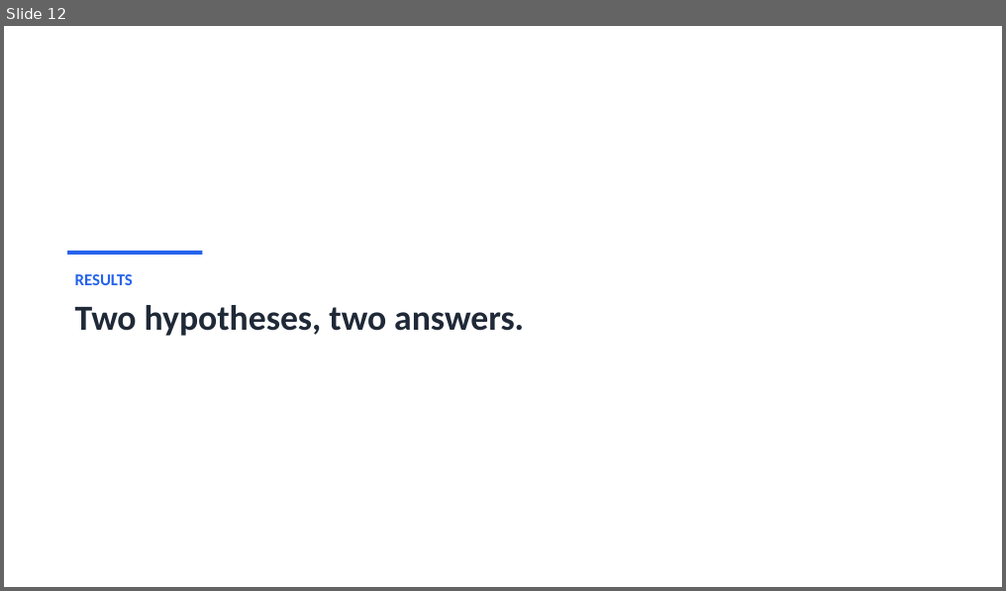
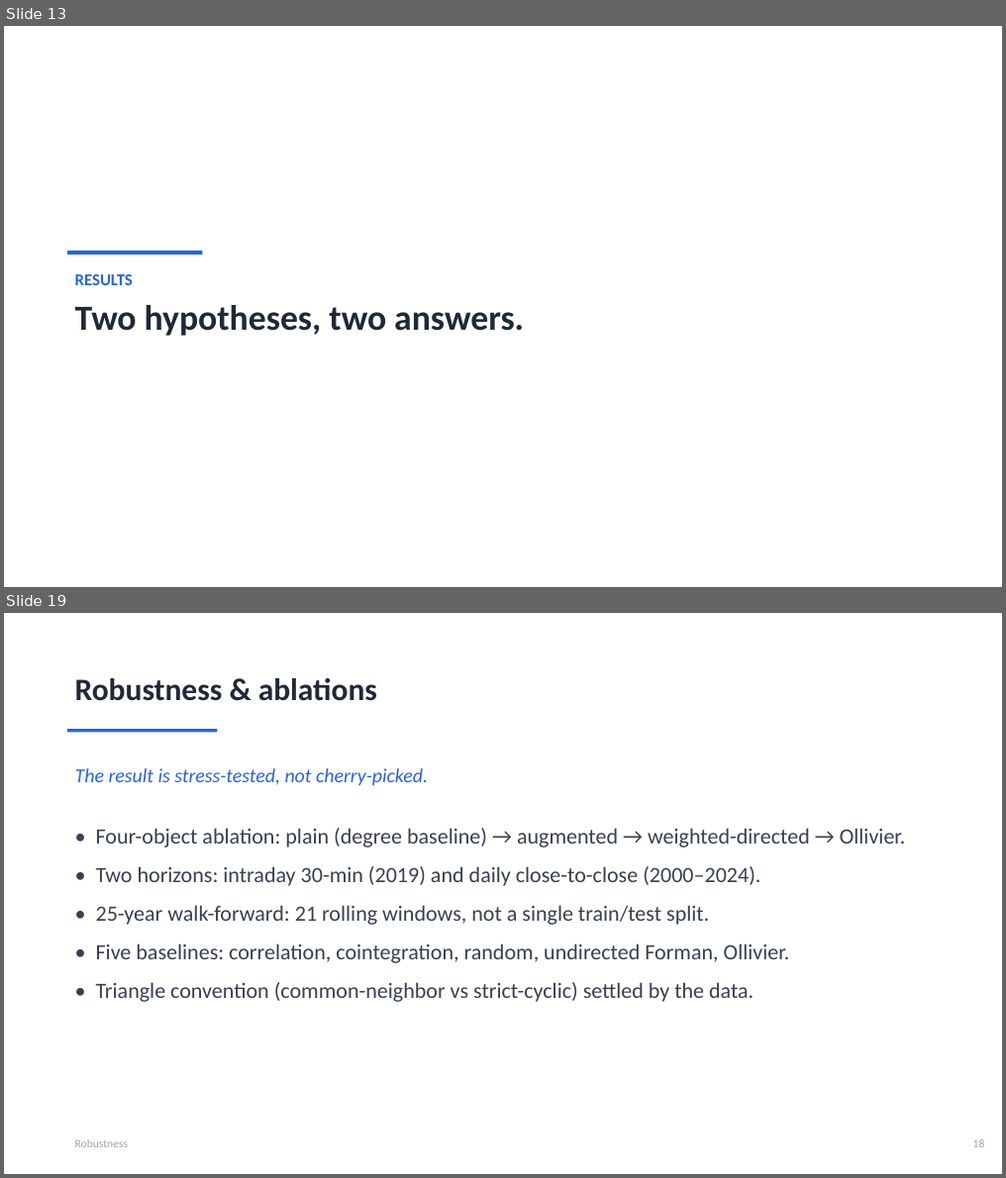
Before and after one commit to ivan-sit/Curvature-Lead-Lag-Model, a slide deck: slides/Ricci_Curvature_LeadLag.pptx. Shown one above the other, each under a label of ours: slide 12 before the commit, slides 13 and 19 after it; the slides between them are not shown. The pictures are 1006x591 and 1006x1178 pixels, drawn with LibreOffice and Linux fonts; fonts in the diff are those of the drawing. Boxes give left, top, right and bottom in pixels: in the first picture for what was removed or moved away, otherwise in the second. Text is boxed around its words. In the diff, an @@ line names an element or a change of style, - is before the commit and + after.

```diff
--- a/slides/Ricci_Curvature_LeadLag.pptx
+++ b/slides/Ricci_Curvature_LeadLag.pptx
@@ slide 19 added at (x1=4, y1=613, x2=1002, y2=1174), background #FFFFFF @@
@@ text added at (x1=75, y1=678, x2=377, y2=701), 30 pt, text #1F2937, bold @@
+Robustness & ablations
@@ rectangle added at (x1=67, y1=729, x2=218, y2=732), fill #2563EB @@
@@ text added at (x1=75, y1=768, x2=428, y2=786), 19 pt, text #2563EB, italic @@
+The result is stress-tested, not cherry-picked.
@@ text added at (x1=96, y1=828, x2=906, y2=1002), 21 pt, text #374151 @@
+• Four-object ablation: plain (degree baseline) → augmented → weighted-directed → Ollivier.
+• Two horizons: intraday 30-min (2019) and daily close-to-close (2000–2024).
+• 25-year walk-forward: 21 rolling windows, not a single train/test split.
+• Five baselines: correlation, cointegration, random, undirected Forman, Ollivier.
+• Triangle convention (common-neighbor vs strict-cyclic) settled by the data.
@@ text added at (x1=75, y1=1140, x2=128, y2=1148), 11 pt, text #9CA3AF @@
+Robustness
@@ text added at (x1=973, y1=1140, x2=985, y2=1148), 11 pt, text #9CA3AF @@
+18
@@ what was slide 12 is now slide 13 @@
```
Also in this commit, not shown: 13 slides changed, 5 other slides added, 1 other file.
